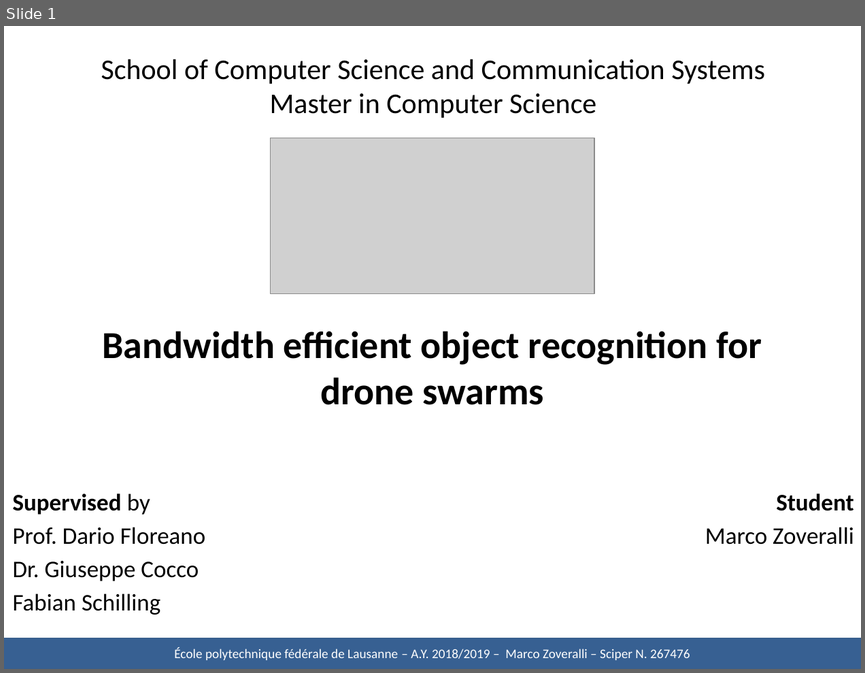
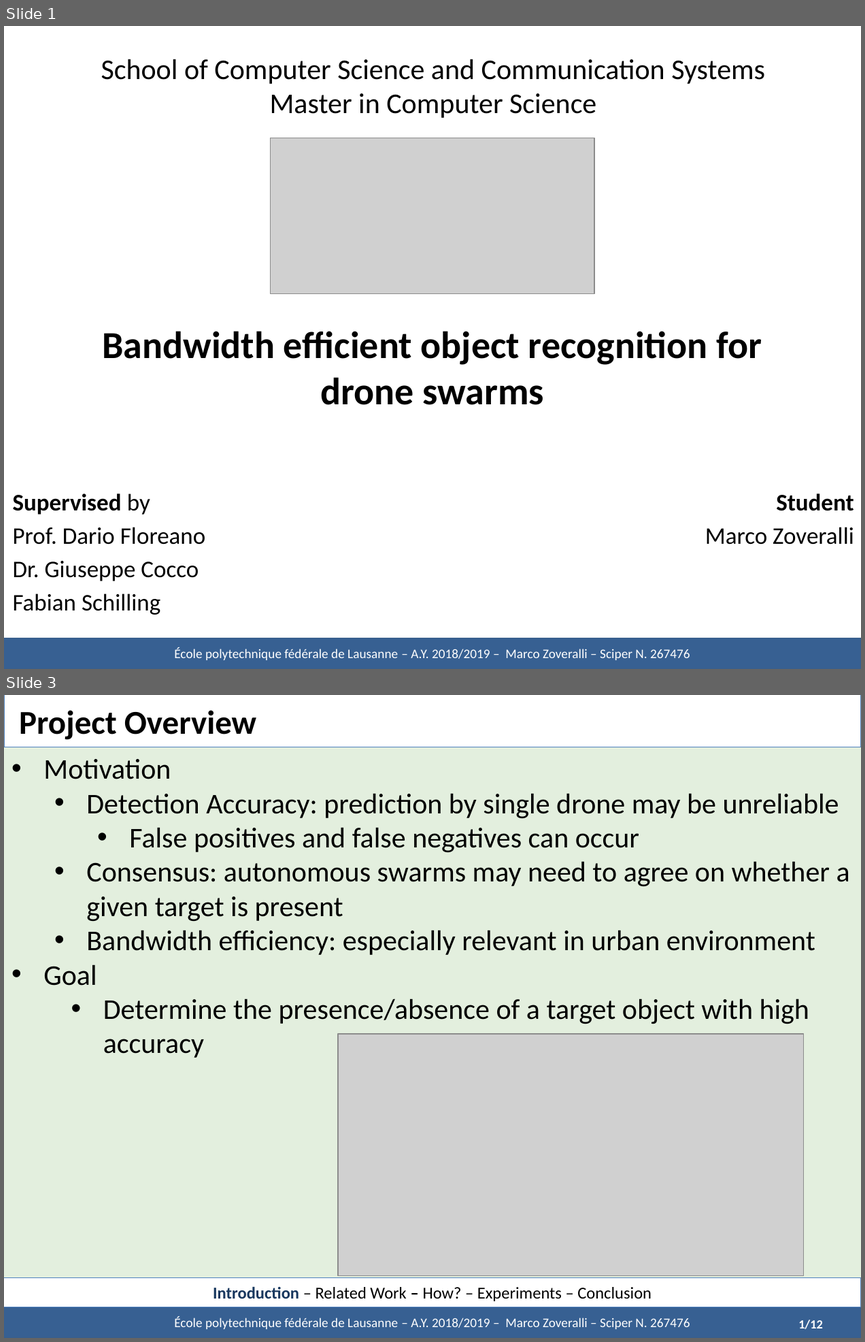
Before and after one commit to marcozov/semester_report, a slide deck: midterm presentation - UPDATED/Defence - Zoveralli.pptx. Shown one above the other, each under a label of ours: slide 1 before the commit, slides 1 and 3 after it; the slides between them are not shown. The pictures are 865x673 and 865x1342 pixels, drawn with LibreOffice and Linux fonts; fonts in the diff are those of the drawing; grey boxes stand for pictures. Boxes give left, top, right and bottom in pixels: in the first picture for what was removed or moved away, otherwise in the second. Text is boxed around its words. In the diff, an @@ line names an element or a change of style, - is before the commit and + after.

```diff
--- a/midterm presentation - UPDATED/Defence - Zoveralli.pptx
+++ b/midterm presentation - UPDATED/Defence - Zoveralli.pptx
@@ slide 3 added at <box>4,695,861,1338</box>, background #E3EFDE @@
@@ title added at <box>4,695,861,747</box>, fill #FFFFFF, outline #4F81BD 0.75 pt, 28 pt, text #000000, bold @@
+Project Overview
@@ text added at <box>43,759,850,1057</box>, 24 pt, text #000000 @@
+• Motivation
+  • Detection Accuracy: prediction by single drone may be unreliable
+    • False positives and false negatives can occur
+  • Consensus: autonomous swarms may need to agree on whether a given target is present
+  • Bandwidth efficiency: especially relevant in urban environment
+• Goal
+                • Determine the presence/absence of a target object with high accuracy
@@ picture added at <box>338,1034,804,1275</box> @@
@@ rectangle added at <box>4,1278,861,1307</box>, fill #FFFFFF, outline #4F81BD 0.75 pt, 14 pt, text #000000 @@
+Introduction – Related Work – How? – Experiments – Conclusion
@@ rectangle added at <box>4,1307,861,1338</box>, fill #376092, outline #3A5F8C 0 pt, 11 pt, text #FFFFFF @@
+École polytechnique fédérale de Lausanne – A.Y. 2018/2019 – Marco Zoveralli – Sciper N. 267476
@@ text added at <box>797,1319,820,1329</box>, 10 pt, text #FFFFFF, bold @@
+1/11
@@ text added at <box>798,1319,823,1329</box>, 10.5 pt, text #FFFFFF, bold @@
+1/12
```
Also in this commit, not shown: 15 slides changed, 7 other slides added, 31 other files.
